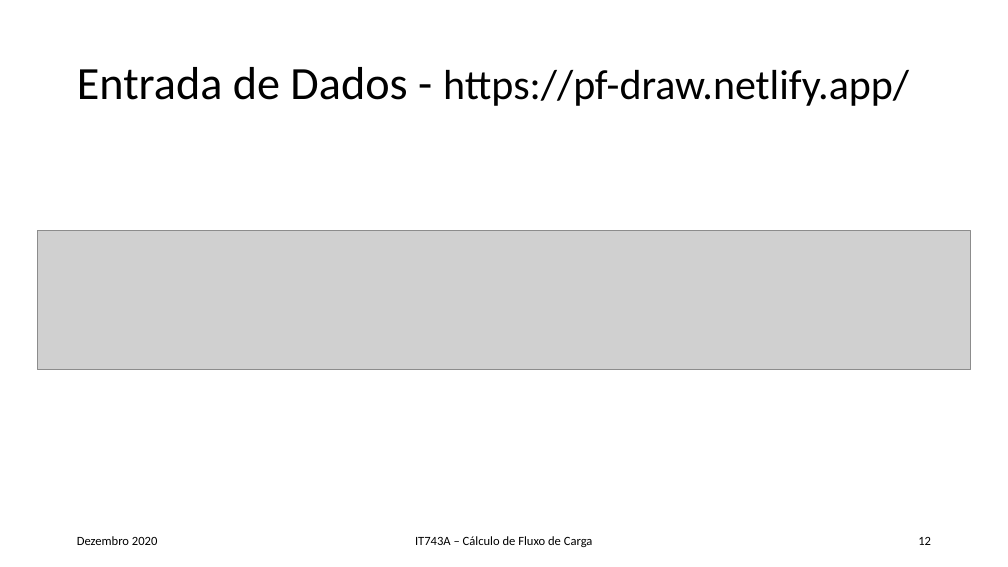
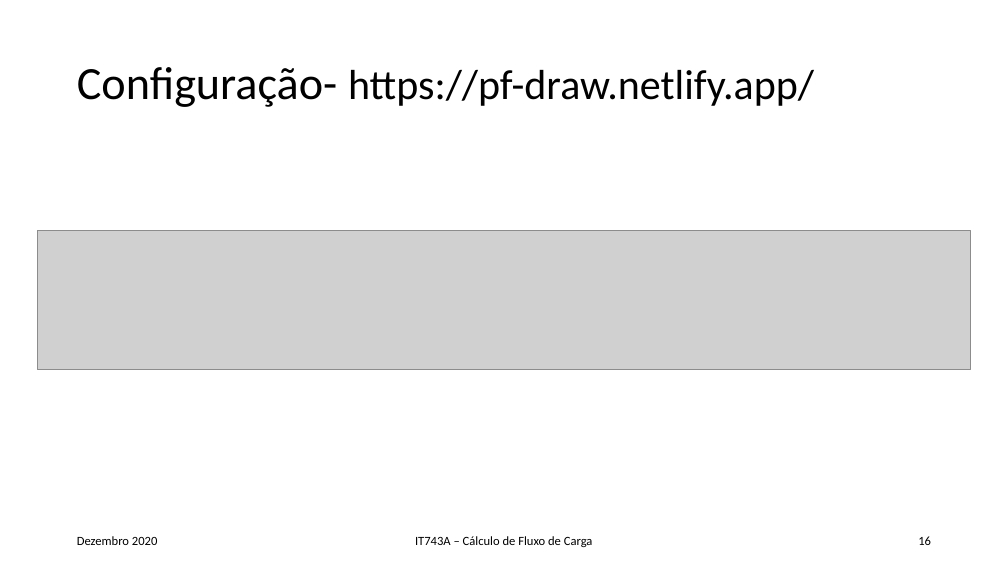
Before and after one commit to FilipeSO/pf-draw, a slide deck: slide 16 of public/ppt/RA149175_FSO_Rel_slides_rev1.pptx (slide 12 before the commit). Drawn at 1008x567 pixels with LibreOffice and Linux fonts; fonts in the diff are those of the drawing; grey boxes stand for pictures. Boxes give left, top, right and bottom in pixels: in the first picture for what was removed or moved away, otherwise in the second. Text is boxed around its words. In the diff, an @@ line names an element or a change of style, - is before the commit and + after.

```diff
--- a/public/ppt/RA149175_FSO_Rel_slides_rev1.pptx
+++ b/public/ppt/RA149175_FSO_Rel_slides_rev1.pptx
@@ title at [77, 67, 814, 107]: text changed @@
-Entrada de Dados - https://pf-draw.netlify.app/
+Configuração- https://pf-draw.netlify.app/
@@ page number at [918, 536, 931, 545]: text changed @@
-12
+16
```
Also in this commit, not shown: 1 other slide changed, 8 slides added, 4 other files.
